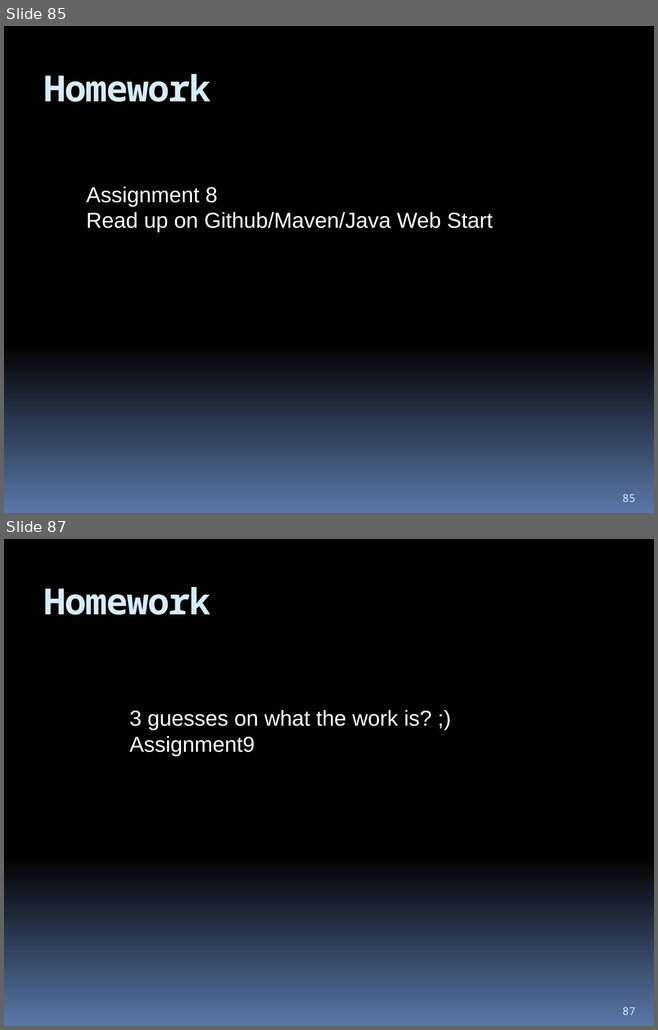
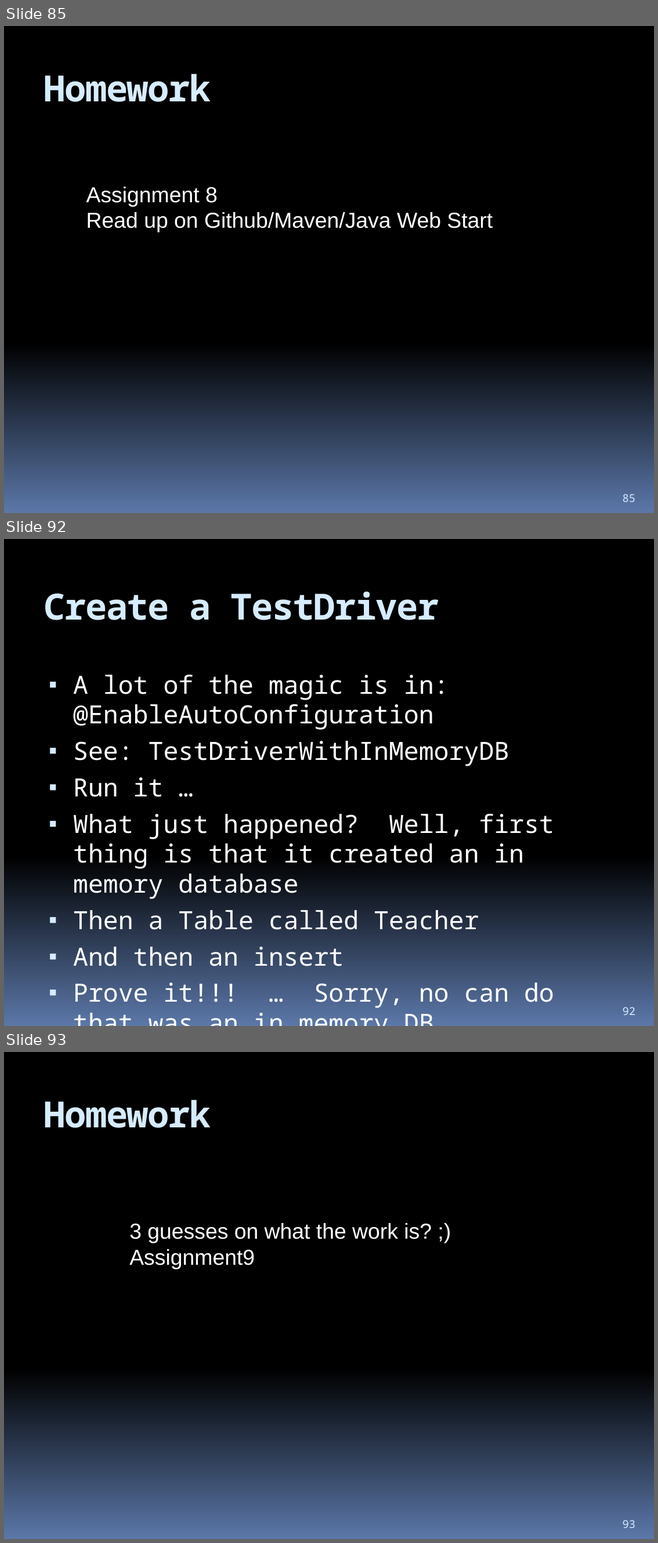
Before and after one commit to hchan/comp2613, a slide deck: coursePresentation.pptx. Shown one above the other, each under a label of ours: slides 85 and 87 before the commit, slides 85, 92 and 93 after it; the slides between them are not shown. The pictures are 658x1030 and 658x1543 pixels, drawn with LibreOffice and Linux fonts; fonts in the diff are those of the drawing. Boxes give left, top, right and bottom in pixels: in the first picture for what was removed or moved away, otherwise in the second. Text is boxed around its words. In the diff, an @@ line names an element or a change of style, - is before the commit and + after.

```diff
--- a/coursePresentation.pptx
+++ b/coursePresentation.pptx
@@ slide 92 added at box(4, 539, 654, 1026), background gradient #000000 to #5B77A8 @@
@@ title added at box(44, 591, 439, 620), 40 pt, text #D6ECFF, bold @@
+Create a TestDriver
@@ text added at box(73, 675, 554, 1008), 27.8 pt, text #FFFFFF @@
+▪ A lot of the magic is in: @EnableAutoConfiguration
+▪ See: TestDriverWithInMemoryDB
+▪ Run it …
+▪ What just happened? Well, first thing is that it created an in memory database
+▪ Then a Table called Teacher
+▪ And then an insert
+▪ Prove it!!! … Sorry, no can do that was an in memory DB
@@ page number added at box(622, 1007, 635, 1015), 12 pt, text #D6ECFF @@
+92
@@ what was slide 87 is now slide 93 @@
@@ page number at box(622, 1520, 635, 1528): text changed @@
-87
+93
```
Also in this commit, not shown: 6 other slides added, 1 slide removed, 7 other files.
